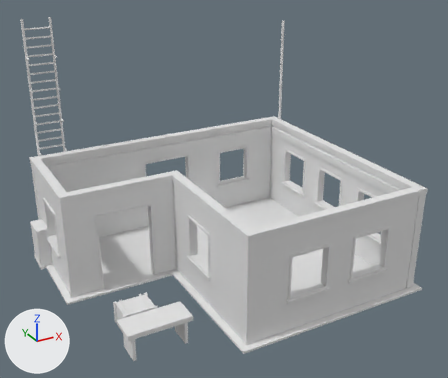
The OBJ model lobo-infinity-portal/public/assets/maps/ironveil-20261031-r1/laboratory-l-state-3.obj: old version first, new version second.
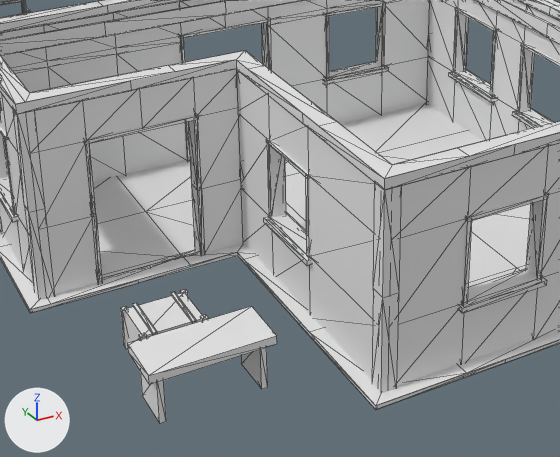
Each version is shown whole from a 50 mm camera at (-7.25, -13.6, 9.21) aimed at (0.02, -0.39, 2.6), then close up on the part from 12% to 75% of the width and 38% to 100% of the height. Lighting does not change. The marker at lower left points along +X, +Y and +Z. The first two pictures are the older version. The close-ups show mesh edges as thin lines. Where no turn or scale is listed for an object, it has been applied to the vertices.

Names of what the first close-up shows: 'laboratory-l-state-3'.
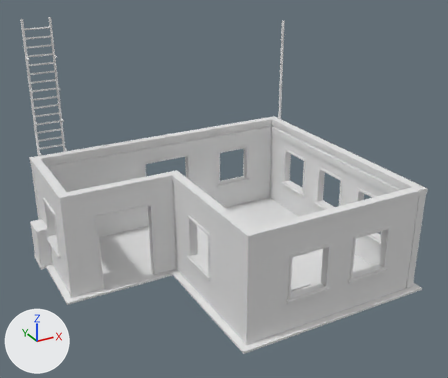
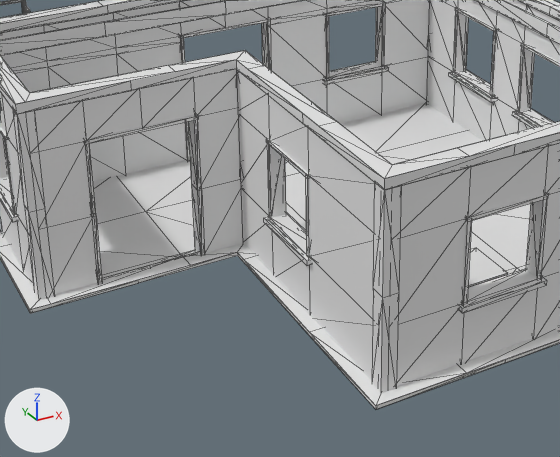
What changed in the scene script:
```text
Change me_laboratory_l_state_3:
    used by ob_laboratory_l_state_3; location = (0.0, 0.0, 0.0)
    remove me_laboratory_l_state_3.from_pydata(...)  # 2000 vertices, 3398 faces; spans x -4.43..4.28, y -3.68..3.74, z -0.07..6.73
    add me_laboratory_l_state_3.from_pydata(...)  # 1896 vertices, 3242 faces; spans x -4.43..4.28, y -3.68..3.74, z -0.07..6.73
    me_laboratory_l_state_3 part 1: the loose piece of 8 vertices spanning x -3.7..-2.1, y -2.75..-2.05, z 0.63..0.75 is moved by (3.2, -0.2, 0.0)
    me_laboratory_l_state_3 part 2: the loose piece of 8 vertices spanning x -2.29..-2.21, y -2.69..-2.11, z 0.0..0.66 is moved by (3.2, -0.2, 0.0)
    me_laboratory_l_state_3 part 3: the loose piece of 8 vertices spanning x -3.59..-3.51, y -2.69..-2.11, z 0.0..0.66 is moved by (3.2, -0.2, 0.0)
    me_laboratory_l_state_3 part 4: 13 loose pieces with 104 vertices, spanning x -3.44..-2.56, y -1.77..-1.03, z -0.01..0.57, are deleted
    other edits to the shape of me_laboratory_l_state_3 do not show in these pictures
```

What differs and where, as boxes (x1, y1, x2, y2) in the close-ups (560 x 457 px; the box of a moved part takes in the faces that stretch with it):
'laboratory-l-state-3', reshaped
    before: (0, 0, 560, 423)
    after: (0, 0, 560, 409)
part 1 of me_laboratory_l_state_3, moved or reshaped
    before: (127, 306, 277, 385)
    after: (468, 248, 508, 287)
part 2 of me_laboratory_l_state_3, moved or reshaped (not visible afterwards)
    before: (241, 347, 268, 389)
part 3 of me_laboratory_l_state_3, moved or reshaped (not visible afterwards)
    before: (140, 371, 166, 423)
part 4 of me_laboratory_l_state_3, deleted
    before: (121, 289, 208, 349)
